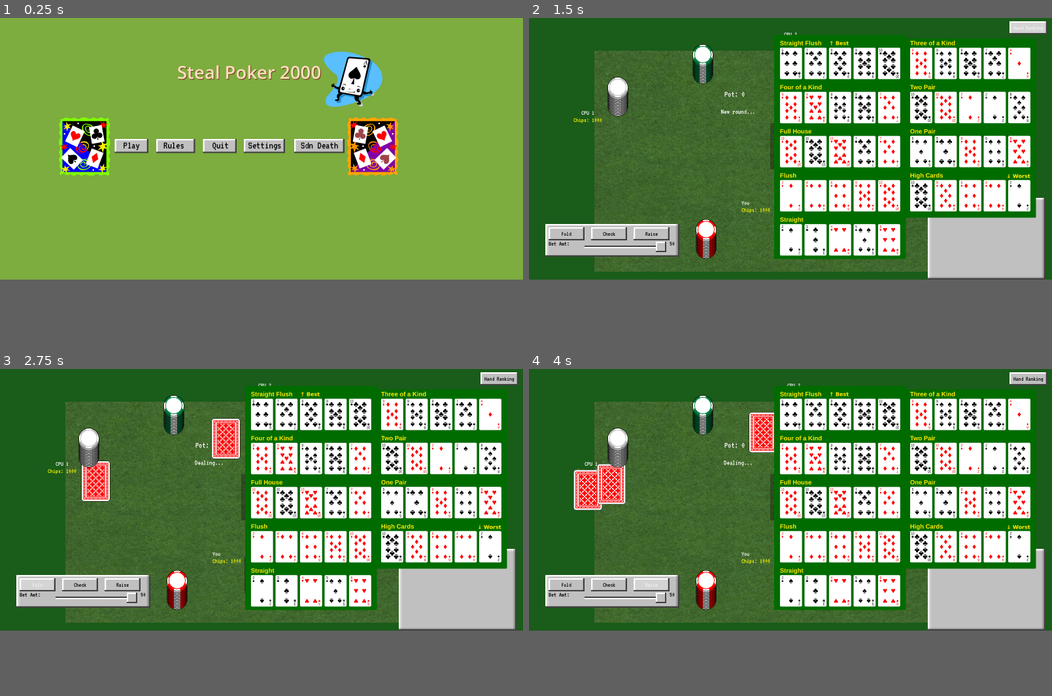
Above: before the commit, frames 1-4 (two rows, left to right).
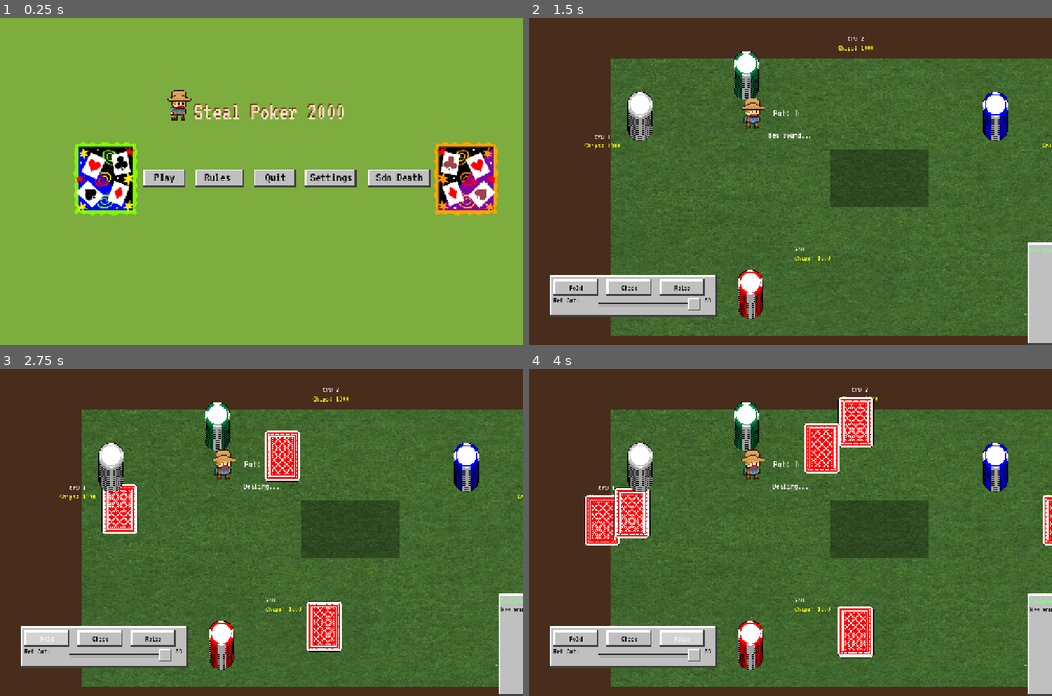
Above: after the commit, the same moments.

Repository: AzureJames/poker-stl
Game: Godot game, scene res://scene/main.tscn
Two runs of this game, one before a commit and one after it. Both use one fixed random seed, a clock stepped at 60 frames per second and the inputs below.
Inputs (mouse positions are in pixels of both pictures, inside the frame that each line leads up to):
- Up to frame 1 (0.25 s): no input
- Up to frame 2 (1.5 s): click "Play" at 0.5 s; click (1031, 27) at 1.25 s, where only the run before the commit has a clickable "Hand Ranking"
- Up to frame 3 (2.75 s): click "Fold" at 2 s
- Up to frame 4 (4 s): click "Check" at 2.75 s; click "Raise" at 3.5 s
In our replay, the window is 800x400 before the commit and 800x500 after it. These sizes can differ from the game's own. Grey fills any space a smaller window leaves; there, only what the larger window draws over its background counts as a difference.

The runs differ from the first frame. In frame 1, 15% of the frame differs, in the area x 11-96%, y 10-61%; in frame 2, 78%; in frame 3, 80%, in the area x 0-100%, y 0-100%; in frame 4, 80%.

Commit message:
before steam deck reso

Diff:
--- /dev/null
+++ b/asset/dealer_sprite_frames.tres
@@ -0,0 +1,39 @@
+[gd_resource type="SpriteFrames" format=3 uid="uid://cfir1ikio8x7a"]
+
+[ext_resource type="Texture2D" uid="uid://cuvejygpu0yrk" path="res://asset/Cowboy4.png" id="1_tmt00"]
+
+[sub_resource type="AtlasTexture" id="AtlasTexture_a7r2y"]
+atlas = ExtResource("1_tmt00")
+region = Rect2(50, 110, 50, 55)
+
+[sub_resource type="AtlasTexture" id="AtlasTexture_fooy6"]
+atlas = ExtResource("1_tmt00")
+region = Rect2(100, 110, 50, 55)
+
+[sub_resource type="AtlasTexture" id="AtlasTexture_usafw"]
+atlas = ExtResource("1_tmt00")
+region = Rect2(150, 110, 50, 55)
+
+[sub_resource type="AtlasTexture" id="AtlasTexture_5swvo"]
+atlas = ExtResource("1_tmt00")
+region = Rect2(200, 110, 50, 55)
+
+[resource]
+animations = [{
+"frames": [{
+"duration": 1.0,
+"texture": SubResource("AtlasTexture_a7r2y")
+}, {
+"duration": 1.0,
+"texture": SubResource("AtlasTexture_fooy6")
+}, {
+"duration": 1.0,
+"texture": SubResource("AtlasTexture_usafw")
+}, {
+"duration": 1.0,
+"texture": SubResource("AtlasTexture_5swvo")
+}],
+"loop": true,
+"name": &"default",
+"speed": 2.0
+}]
--- a/project.godot
+++ b/project.godot
@@ -21,8 +21,9 @@
 
 [display]
 
-window/size/viewport_width=1600
+window/size/viewport_width=1280
 window/size/viewport_height=800
+window/stretch/mode="canvas_items"
 
 [physics]
 
@@ -30,4 +31,5 @@
 
 [rendering]
 
+textures/canvas_textures/default_texture_filter=0
 rendering_device/driver.windows="d3d12"
--- a/scene/main.tscn
+++ b/scene/main.tscn
@@ -8,10 +8,10 @@
 [ext_resource type="Script" uid="uid://bpeul321albt" path="res://script/sound_manager.gd" id="5_qx8fy"]
 [ext_resource type="Script" uid="uid://joc4crsppm7s" path="res://script/chip_manager.gd" id="6_4j5ol"]
 [ext_resource type="Texture2D" uid="uid://bbfv2dh8efp02" path="res://asset/card_games,cards,clubs,diamonds,games,hearts,leisure,playing_cards,spades,stamps,symbols,MC900150875.png" id="6_tqoya"]
-[ext_resource type="Texture2D" uid="uid://d06t85bnsc1oo" path="res://asset/ace_of_spades,aces,card_games,creatures,fantasy,games,households,leisure,luck,metaphors,playing_cards,recreation,MC900364276.png" id="7_k65ib"]
 [ext_resource type="PackedScene" uid="uid://cuickpmvulfpe" path="res://scene/rules.tscn" id="8_k65ib"]
 [ext_resource type="PackedScene" uid="uid://c8337g16vgkg1" path="res://scene/settings.tscn" id="9_k65ib"]
 [ext_resource type="AudioStream" uid="uid://bevfts8tuhmel" path="res://asset/Audio/pokerIntro3.mp3" id="10_tqoya"]
+[ext_resource type="SpriteFrames" uid="uid://cfir1ikio8x7a" path="res://asset/dealer_sprite_frames.tres" id="13_mswub"]
 
 [sub_resource type="StyleBoxEmpty" id="StyleBoxEmpty_4j5ol"]
 
@@ -39,22 +39,24 @@
 
 [node name="RichTextLabel" type="RichTextLabel" parent="StartMenu/ColorRect" unique_id=1980501796]
 layout_mode = 0
-offset_left = 653.0
-offset_top = 180.0
-offset_right = 1228.0
-offset_bottom = 344.0
+offset_left = 581.0
+offset_top = 247.0
+offset_right = 1156.0
+offset_bottom = 411.0
 theme_override_colors/default_color = Color(0.45291597, 0.22542924, 0.07002995, 1)
-theme_override_font_sizes/normal_font_size = 55
+theme_override_fonts/normal_font = ExtResource("3_brvut")
+theme_override_font_sizes/normal_font_size = 58
 text = "Steal Poker 2000"
 
 [node name="RichTextLabel2" type="RichTextLabel" parent="StartMenu/ColorRect" unique_id=2136047796]
 layout_mode = 0
-offset_left = 651.0
-offset_top = 178.0
-offset_right = 1226.0
-offset_bottom = 342.0
+offset_left = 583.0
+offset_top = 251.0
+offset_right = 1158.0
+offset_bottom = 415.0
 theme_override_colors/default_color = Color(1, 0.8682245, 0.7563993, 1)
-theme_override_font_sizes/normal_font_size = 55
+theme_override_fonts/normal_font = ExtResource("3_brvut")
+theme_override_font_sizes/normal_font_size = 58
 text = "Steal Poker 2000"
 
 [node name="HBoxContainer" type="HBoxContainer" parent="StartMenu/ColorRect" unique_id=187230359]
@@ -178,9 +180,12 @@
 scale = Vector2(-1, 1)
 texture = ExtResource("6_tqoya")
 
-[node name="Sprite2D3" type="Sprite2D" parent="StartMenu/ColorRect" unique_id=520594047]
-position = Vector2(1188, 234)
-texture = ExtResource("7_k65ib")
+[node name="MenuDealer" type="AnimatedSprite2D" parent="StartMenu/ColorRect" unique_id=1747897598]
+z_index = 2
+position = Vector2(567, 246)
+scale = Vector2(2, 2)
+sprite_frames = ExtResource("13_mswub")
+autoplay = "default"
 
 [node name="Rules" parent="StartMenu" unique_id=1457951553 instance=ExtResource("8_k65ib")]
 unique_name_in_owner = true
@@ -206,6 +211,14 @@
 stream = ExtResource("10_tqoya")
 volume_db = -7.583
 autoplay = true
+
+[node name="Dealer" type="AnimatedSprite2D" parent="." unique_id=1243710057]
+unique_name_in_owner = true
+z_index = 2
+position = Vector2(567, 217)
+scale = Vector2(2, 2)
+sprite_frames = ExtResource("13_mswub")
+autoplay = "default"
 
 [connection signal="pressed" from="StartMenu/ColorRect/HBoxContainer/Button" to="StartMenu/ColorRect/HBoxContainer" method="_on_button_pressed"]
 [connection signal="pressed" from="StartMenu/ColorRect/HBoxContainer/Button2" to="StartMenu/ColorRect/HBoxContainer" method="_on_button_2_pressed"]
--- a/script/chip_manager.gd
+++ b/script/chip_manager.gd
@@ -66,9 +66,9 @@
 	var cr = _player_style(player_idx)
 	var n = clampi(chip_count / 100 + 1, 2, 17)
 	for i in range(n):
-		var tr = _make_chip(cr.x, cr.y)
-		tr.position = Vector2(0, -i * 5)
-		pile.add_child(tr)
+		var trc = _make_chip(cr.x, cr.y)
+		trc.position = Vector2(0, -i * 5)
+		pile.add_child(trc)
 
 func _clear_pot():
 	for c in _pot_container.get_children():
@@ -99,23 +99,23 @@
 			if chip_idx >= count:
 				break
 			var cr = _player_style(p_idx)
-			var tr = _make_chip(cr.x, cr.y)
+			var trpot = _make_chip(cr.x, cr.y)
 			var pile = chip_idx / 8
 			var chip_in_pile = chip_idx % 8
 			var pile_col = pile % 6
 			var pile_row = pile / 6
-			tr.position = Vector2(pile_col * 53, pile_row * 50 - chip_in_pile * 5)
-			_pot_container.add_child(tr)
+			trpot.position = Vector2(pile_col * 53, pile_row * 50 - chip_in_pile * 5)
+			_pot_container.add_child(trpot)
 			chip_idx += 1
 	while chip_idx < count:
 		var cr = CR.DARK_TEAL
-		var tr = _make_chip(cr.x, cr.y)
+		var trp = _make_chip(cr.x, cr.y)
 		var pile = chip_idx / 8
 		var chip_in_pile = chip_idx % 8
 		var pile_col = pile % 6
 		var pile_row = pile / 6
-		tr.position = Vector2(pile_col * 53, pile_row * 50 - chip_in_pile * 5)
-		_pot_container.add_child(tr)
+		trp.position = Vector2(pile_col * 53, pile_row * 50 - chip_in_pile * 5)
+		_pot_container.add_child(trp)
 		chip_idx += 1
 
 func clear_all():
--- a/script/game_manager.gd
+++ b/script/game_manager.gd
@@ -5,7 +5,7 @@
 
 const ANTE_PERCENT = 0.05
 const MAX_BET = 100
-const STEAL_TIMER = 21.0
+const STEAL_TIMER = 22.0
 const CARD_W = 88
 const CARD_H = 124
 const RELEASE_MODE := true
@@ -85,6 +85,7 @@
 func _physics_process(delta: float) -> void:
 	if Input.is_action_just_pressed("ui_cancel"):
 		$StartMenu.visible = !$StartMenu.visible
+		#%Dealer.visible = false
 
 func _on_discard_pressed():
 	discard_button.visible = false
@@ -118,7 +119,7 @@
 	self.theme = theme
 
 	var bg = ColorRect.new()
-	bg.color = Color("1a5c1a")
+	bg.color = Color("482c1c")
 	bg.size = get_viewport_rect().size
 	bg.mouse_filter = Control.MOUSE_FILTER_IGNORE
 	add_child(bg)
@@ -126,7 +127,7 @@
 	var viewport = get_viewport_rect().size
 	var table = TextureRect.new()
 	table.texture = load("res://asset/felt_green.jpg")
-	table.stretch_mode = TextureRect.STRETCH_TILE
+	table.stretch_mode = TextureRect.STRETCH_SCALE
 	table.size = Vector2(3500,1000)
 	table.position = Vector2(200,100)
 	table.scale = Vector2(.33,.33)
@@ -310,6 +311,7 @@
 	end_label.add_theme_color_override("font_color", Color.GOLD)
 	end_label.position = Vector2(300, 200)
 	end_label.size = Vector2(680, 200)
+	end_label.z_index = 10
 	end_label.visible = false
 	end_label.mouse_filter = Control.MOUSE_FILTER_IGNORE
 	add_child(end_label)
@@ -520,18 +522,18 @@
 	return btn
 
 func make_card_sprite() -> TextureRect:
-	var tr = TextureRect.new()
-	tr.size = Vector2(CARD_W, CARD_H)
-	tr.custom_minimum_size = Vector2(CARD_W, CARD_H)
-	tr.expand_mode = TextureRect.EXPAND_IGNORE_SIZE
-	tr.stretch_mode = TextureRect.STRETCH_SCALE
-	tr.mouse_filter = Control.MOUSE_FILTER_STOP
-	return tr
+	var trt = TextureRect.new()
+	trt.size = Vector2(CARD_W, CARD_H)
+	trt.custom_minimum_size = Vector2(CARD_W, CARD_H)
+	trt.expand_mode = TextureRect.EXPAND_IGNORE_SIZE
+	trt.stretch_mode = TextureRect.STRETCH_SCALE
+	trt.mouse_filter = Control.MOUSE_FILTER_STOP
+	return trt
 
 func make_card_back_sprite() -> TextureRect:
-	var tr = make_card_sprite()
-	tr.texture = Globals.make_card_back_texture()
-	return tr
+	var trs = make_card_sprite()
+	trs.texture = Globals.make_card_back_texture()
+	return trs
 
 func set_card_sprite(tr: TextureRect, suit: int, rank: int):
 	tr.texture = Globals.make_card_texture(suit, rank)
@@ -617,6 +619,7 @@
 		$ChipManager.setup_player_pile(i, player_chips[i])
 	$SoundManager.play_card_shuffle()
 	if RELEASE_MODE: await get_tree().create_timer(0.9 * time_scale).timeout
+	%Dealer.visible = true
 
 func clear_hand_display(player_idx: int):
 	var container = player_panel[player_idx].hand_container
@@ -681,11 +684,11 @@
 		var container = player_panel[i].hand_container
 		var nodes = []
 		for j in range(5):
-			var tr = make_card_back_sprite()
-			tr.mouse_filter = Control.MOUSE_FILTER_IGNORE
-			tr.modulate = Color(1, 1, 1, 0)
-			container.add_child(tr)
-			nodes.append(tr)
+			var trb = make_card_back_sprite()
+			trb.mouse_filter = Control.MOUSE_FILTER_IGNORE
+			trb.modulate = Color(1, 1, 1, 0)
+			container.add_child(trb)
+			nodes.append(trb)
 		player_hand_nodes[i] = nodes
 
 	for round in range(5):
@@ -693,11 +696,11 @@
 			var card_data = deck.pop_back()
 			player_hands[i].append(card_data)
 
-			var tr = anim_cards[round * NUM_PLAYERS + i]
-			tr.position = center_pos - Vector2(CARD_W * 0.5, CARD_H * 0.5)
+			var tra = anim_cards[round * NUM_PLAYERS + i]
+			tra.position = center_pos - Vector2(CARD_W * 0.5, CARD_H * 0.5)
 
 			var tween = create_tween()
-			tween.tween_property(tr, "position", targets[i] - Vector2(CARD_W * 0.5, CARD_H * 0.5), 0.5).set_trans(Tween.TRANS_QUAD).set_ease(Tween.EASE_OUT)
+			tween.tween_property(tra, "position", targets[i] - Vector2(CARD_W * 0.5, CARD_H * 0.5), 0.5).set_trans(Tween.TRANS_QUAD).set_ease(Tween.EASE_OUT)
 
 			$SoundManager.play_card_flip()
 			await get_tree().create_timer(0.14 * time_scale).timeout
@@ -714,9 +717,9 @@
 	_announce("Cards dealt!")
 	if RELEASE_MODE: await get_tree().create_timer(0.3 * time_scale).timeout
 
-	for tr in anim_cards:
-		remove_child(tr)
-		tr.queue_free()
+	for card in anim_cards:
+		remove_child(card)
+		card.queue_free()
 
 func update_hand_display(player_idx: int, face_up: bool = false):
 	var container = player_panel[player_idx].hand_container
@@ -1316,7 +1319,7 @@
 		var remaining = STEAL_TIMER - elapsed
 		stealtimer_label.text = "Time: %d" % ceil(remaining)
 		overlay_timer.text = "Time: %d" % ceil(remaining)
-		await get_tree().create_timer(0.1 * time_scale).timeout
+		await get_tree().create_timer(0.1).timeout
 		elapsed += 0.1
 
 	if steal_choice < 0:
Binary file added: asset/Cowboy4.png
Not shown, added: asset/Cowboy4.png.import
